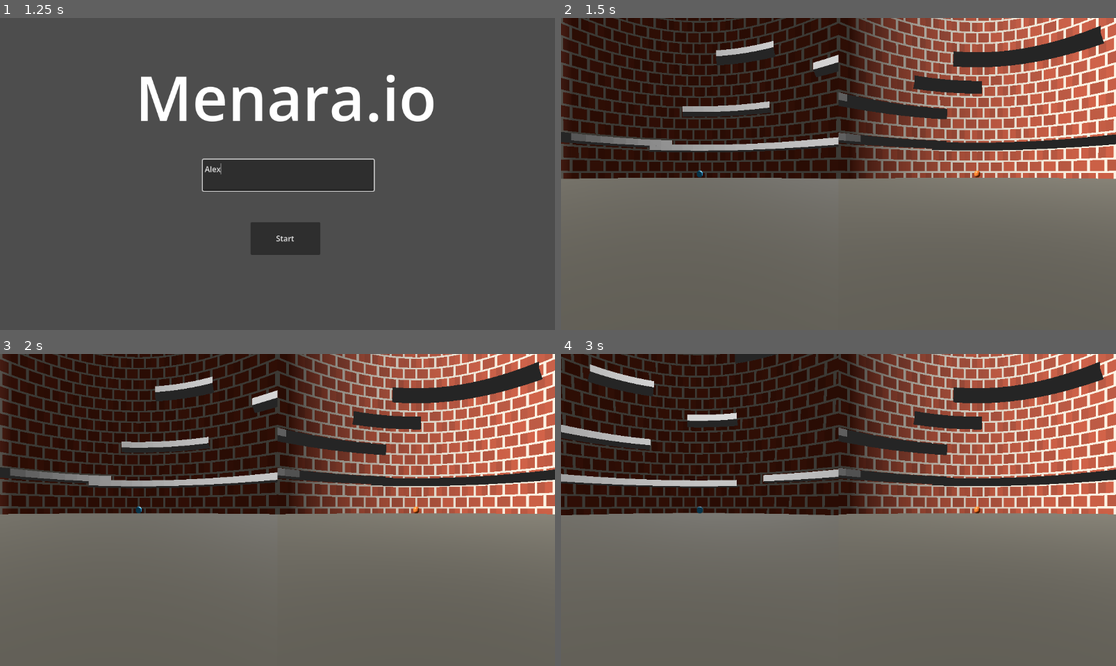
Above: before the commit, frames 1-4 (two rows, left to right).
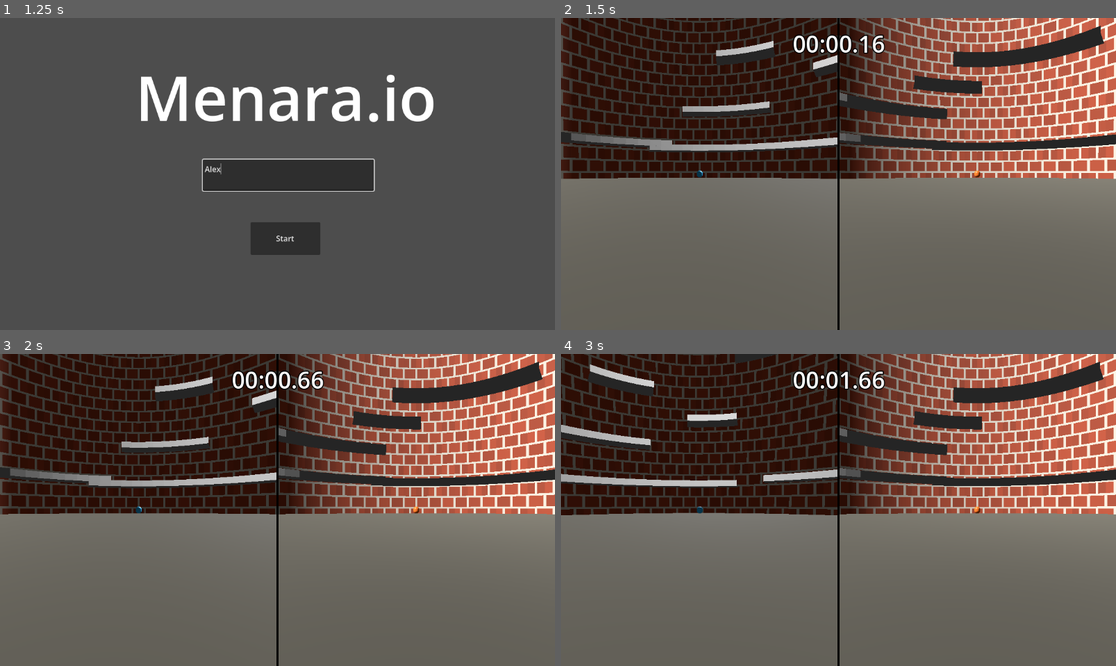
Above: after the commit, the same moments.

Repository: OngYean/menara-io
Game: Godot game, scene res://scenes/main_menu.tscn
The game is run twice, just before and just after one commit, with the same random seed, the same clock (stepped at 60 frames per second) and the same inputs.
Inputs (mouse positions are in pixels of both pictures, inside the frame that each line leads up to):
- Up to frame 1 (1.25 s): click (288, 174) at 0.52 s; type "Alex" at 0.6 s
- Up to frame 2 (1.5 s): click "Start" at 1.25 s
- Up to frame 3 (2 s): no input
- Up to frame 4 (3 s): tap Enter at 2 s; hold D (p1_move_right) 2.03-2.78 s; tap S (p1_fall) at 2.1, 2.85 s; tap W (p1_jump) at 2.27 s; hold A (p1_move_left) from 2.78 s (still down)

Frame 1 is identical in both runs. In frame 2, 1.0% of the frame differs, in the area x 41-59%, y 0-100%; in frame 3, 1.0%; in frame 4, 1.0%.

Commit message:
feat: Add timer

Diff:
--- a/scripts/game.gd
+++ b/scripts/game.gd
@@ -28,6 +28,10 @@
 ## Split-screen cameras (created in code inside SubViewports).
 var _cam1: Camera3D
 var _cam2: Camera3D
+
+## UI State
+var _elapsed_time: float = 0.0
+var _timer_label: Label
 
 func _ready() -> void:
 	randomize()
@@ -59,6 +63,13 @@
 		_generator.generate_initial(start_y, start_y + 20.0)
 
 func _process(delta: float) -> void:
+	_elapsed_time += delta
+	if _timer_label:
+		var mins := int(_elapsed_time) / 60
+		var secs := int(_elapsed_time) % 60
+		var ms := int((_elapsed_time - int(_elapsed_time)) * 100)
+		_timer_label.text = "%02d:%02d.%02d" % [mins, secs, ms]
+
 	## Use the highest player Y for world extension logic.
 	var max_y: float = -INF
 	if _player1:
@@ -156,6 +167,29 @@
 	_cam2.current = true
 	right_vp.add_child(_cam2)
 
+	## --- UI Overlay ---
+	var separator := ColorRect.new()
+	separator.color = Color.BLACK
+	separator.anchor_left = 0.5
+	separator.anchor_right = 0.5
+	separator.anchor_bottom = 1.0
+	separator.offset_left = -2
+	separator.offset_right = 2
+	canvas.add_child(separator)
+
+	_timer_label = Label.new()
+	_timer_label.anchor_left = 0.5
+	_timer_label.anchor_right = 0.5
+	_timer_label.offset_top = 20
+	_timer_label.grow_horizontal = Control.GROW_DIRECTION_BOTH
+	_timer_label.horizontal_alignment = HORIZONTAL_ALIGNMENT_CENTER
+	_timer_label.text = "00:00.00"
+	_timer_label.add_theme_font_size_override("font_size", 48)
+	_timer_label.add_theme_color_override("font_color", Color.WHITE)
+	_timer_label.add_theme_color_override("font_outline_color", Color.BLACK)
+	_timer_label.add_theme_constant_override("outline_size", 8)
+	canvas.add_child(_timer_label)
+
 	## Initialise camera positions so the first frame isn't jarring.
 	if _player1:
 		_cam1.global_position = _get_desired_cam_pos(_player1)
